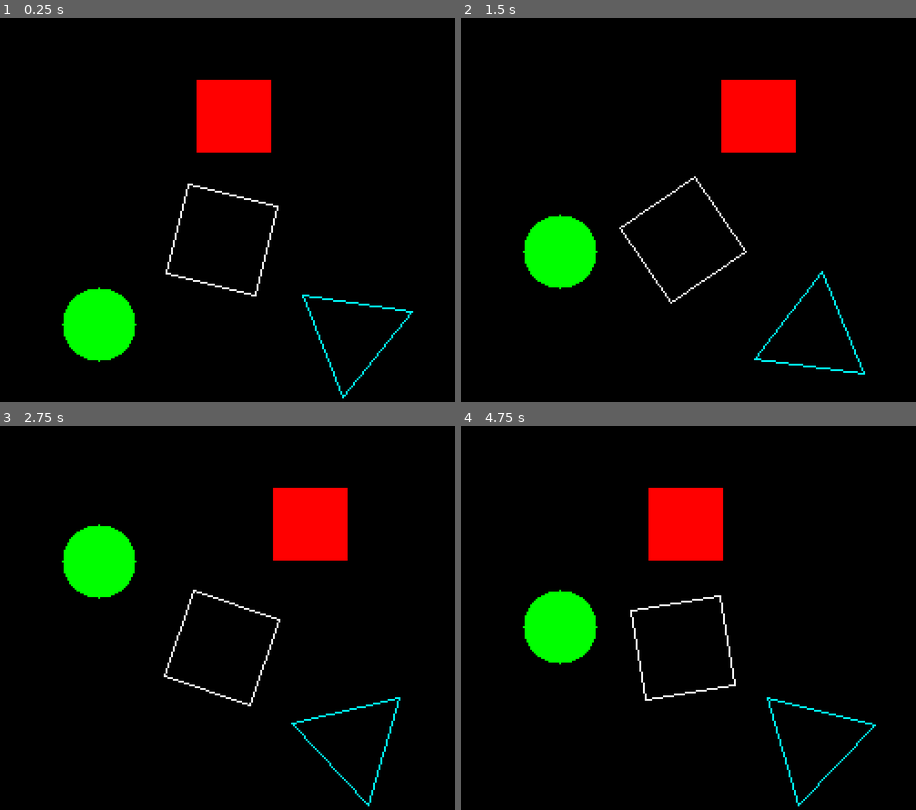
Above: before the commit, frames 1-4 (two rows, left to right).
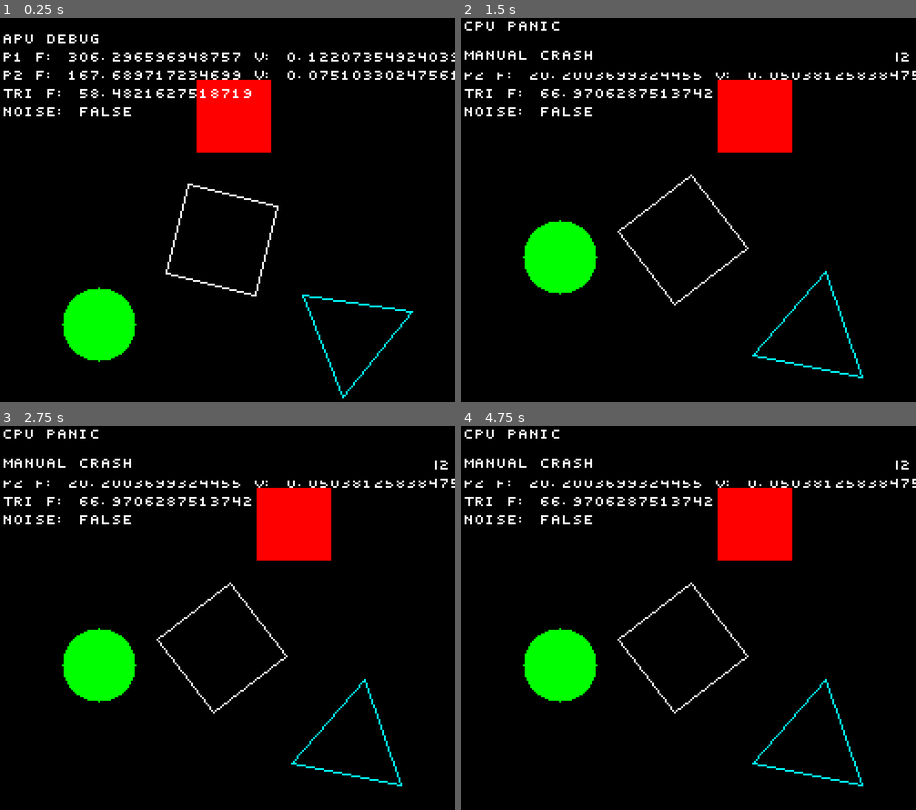
Above: after the commit, the same moments.

Repository: GattoDev-debug/HW-SW
Game: Godot game, scene res://main.tscn
Same seed, same stepped clock (60 frames per second), same inputs: the game is played once before the commit and once after it.
Inputs:
- Up to frame 1 (0.25 s): no input
- Up to frame 2 (1.5 s): tap Enter (ui_accept) at 0.5, 0.6, 0.77, 1.07, 1.35 s; hold Page Down (ui_page_down) from 1.28 s (still down)
- Up to frame 3 (2.75 s): tap Enter (ui_accept) at 1.52, 1.82, 2.1 s; release Page Down (ui_page_down) at 2.03 s
- Up to frame 4 (4.75 s): tap Enter (ui_accept) at 2.85, 3.02, 3.32, 3.6, 3.77, 4.07, 4.35, 4.52 s; hold Page Down (ui_page_down) from 3.53 s (still down)

The runs differ from the first frame. In frame 1, 2.0% of the frame differs, in the area x 0-100%, y 4-26%; in frame 2, 3.2%; in frame 3, 8.9%; in frame 4, 11%, in the area x 0-100%, y 0-100%.

Commit message:
add text drawing and crash system

Diff:
--- a/Hardware/APU.gd
+++ b/Hardware/APU.gd
@@ -24,7 +24,7 @@
 
 ## CHANNEL REGISTERS
 
-
+var cpu: CPU
 ## Pulse channel 1
 var pulse1_enabled := true
 var pulse1_freq := 440.0
--- a/Hardware/CPU.gd
+++ b/Hardware/CPU.gd
@@ -6,17 +6,20 @@
 var ppu: PPU
 var apu: APU
 var rom: ROM
+var halted := false
+signal cpu_panic(reason)
 
-var halted := false
+var crashed := false
 
 func _ready():
-
 	get_window().size = Vector2(512, 512)
 	get_window().move_to_center()
 
 	## create hardware
 	ppu = PPU.new()
 	apu = APU.new()
+	ppu.cpu = self
+	apu.cpu = self
 
 	add_child(ppu)
 	add_child(apu)
@@ -29,7 +32,7 @@
 	## connect hardware to ROM
 	rom.ppu = ppu
 	rom.apu = apu
-
+	rom.cpu = self
 	add_child(rom)
 
 
@@ -37,20 +40,59 @@
 
 func _process(delta):
 
-	# ENTER = HALT CPU
+	if crashed:
+		return
 
 	if Input.is_action_just_pressed("ui_accept"):
-
-		halted = !halted
-
 		if halted:
-			print("CPU HALTED")
+			resume()
 		else:
-			print("CPU RESUMED")
-
-	# stop execution while halted
+			halt()
 	if halted:
 		return
 
-	# execute ROM
 	rom.tick(delta)
+func halt():
+
+	halted = true
+
+	print("CPU HALTED")
+func resume():
+
+	halted = false
+
+	print("CPU RESUMED")
+## Panic! Crashes Game.
+func panic(reason: String):
+
+	crashed = true
+	halted = true
+
+	print("")
+	print("CPU PANIC")
+	print(reason)
+
+	emit_signal("cpu_panic", reason)
+
+	show_panic_screen(reason)
+func show_panic_screen(reason: String):
+
+	# background for title
+	ppu.rectfill(4, 4, 120, 16, Color.BLACK)
+
+	ppu.text(
+		8,
+		8,
+		"CPU PANIC",
+		Color.WHITE
+	)
+
+	# background for reason text
+	ppu.rectfill(4, 20, 240, 16, Color.BLACK)
+
+	ppu.text(
+		8,
+		24,
+		reason,
+		Color.WHITE
+	)
--- a/Hardware/PPU.gd
+++ b/Hardware/PPU.gd
@@ -14,10 +14,332 @@
 ## Internal render resolution
 const WIDTH := 256
 const HEIGHT := 256
-
+## FONTs
+var FONT = {
+
+	"A": [
+		"0110",
+		"1001",
+		"1111",
+		"1001",
+		"1001"
+	],
+
+	"B": [
+		"1110",
+		"1001",
+		"1110",
+		"1001",
+		"1110"
+	],
+
+	"C": [
+		"0111",
+		"1000",
+		"1000",
+		"1000",
+		"0111"
+	],
+
+	"D": [
+		"1110",
+		"1001",
+		"1001",
+		"1001",
+		"1110"
+	],
+
+	"E": [
+		"1111",
+		"1000",
+		"1110",
+		"1000",
+		"1111"
+	],
+
+	"F": [
+		"1111",
+		"1000",
+		"1110",
+		"1000",
+		"1000"
+	],
+
+	"G": [
+		"0111",
+		"1000",
+		"1011",
+		"1001",
+		"0111"
+	],
+
+	"H": [
+		"1001",
+		"1001",
+		"1111",
+		"1001",
+		"1001"
+	],
+
+	"I": [
+		"111",
+		"010",
+		"010",
+		"010",
+		"111"
+	],
+
+	"J": [
+		"0011",
+		"0001",
+		"0001",
+		"1001",
+		"0110"
+	],
+
+	"K": [
+		"1001",
+		"1010",
+		"1100",
+		"1010",
+		"1001"
+	],
+
+	"L": [
+		"1000",
+		"1000",
+		"1000",
+		"1000",
+		"1111"
+	],
+
+	"M": [
+		"10001",
+		"11011",
+		"10101",
+		"10001",
+		"10001"
+	],
+
+	"N": [
+		"1001",
+		"1101",
+		"1011",
+		"1001",
+		"1001"
+	],
+
+	"O": [
+		"0110",
+		"1001",
+		"1001",
+		"1001",
+		"0110"
+	],
+
+	"P": [
+		"1110",
+		"1001",
+		"1110",
+		"1000",
+		"1000"
+	],
+
+	"Q": [
+		"0110",
+		"1001",
+		"1001",
+		"1011",
+		"0111"
+	],
+
+	"R": [
+		"1110",
+		"1001",
+		"1110",
+		"1010",
+		"1001"
+	],
+
+	"S": [
+		"0111",
+		"1000",
+		"0110",
+		"0001",
+		"1110"
+	],
+
+	"T": [
+		"11111",
+		"00100",
+		"00100",
+		"00100",
+		"00100"
+	],
+
+	"U": [
+		"1001",
+		"1001",
+		"1001",
+		"1001",
+		"0110"
+	],
+
+	"V": [
+		"10001",
+		"10001",
+		"10001",
+		"01010",
+		"00100"
+	],
+
+	"W": [
+		"10001",
+		"10001",
+		"10101",
+		"11011",
+		"10001"
+	],
+
+	"X": [
+		"1001",
+		"1001",
+		"0110",
+		"1001",
+		"1001"
+	],
+
+	"Y": [
+		"10001",
+		"01010",
+		"00100",
+		"00100",
+		"00100"
+	],
+
+	"Z": [
+		"1111",
+		"0001",
+		"0010",
+		"0100",
+		"1111"
+	],
+
+	"0": [
+		"0110",
+		"1001",
+		"1001",
+		"1001",
+		"0110"
+	],
+
+	"1": [
+		"010",
+		"110",
+		"010",
+		"010",
+		"111"
+	],
+
+	"2": [
+		"1110",
+		"0001",
+		"0110",
+		"1000",
+		"1111"
+	],
+
+	"3": [
+		"1110",
+		"0001",
+		"0110",
+		"0001",
+		"1110"
+	],
+
+	"4": [
+		"1001",
+		"1001",
+		"1111",
+		"0001",
+		"0001"
+	],
+
+	"5": [
+		"1111",
+		"1000",
+		"1110",
+		"0001",
+		"1110"
+	],
+
+	"6": [
+		"0111",
+		"1000",
+		"1110",
+		"1001",
+		"0110"
+	],
+
+	"7": [
+		"1111",
+		"0001",
+		"0010",
+		"0100",
+		"0100"
+	],
+
+	"8": [
+		"0110",
+		"1001",
+		"0110",
+		"1001",
+		"0110"
+	],
+
+	"9": [
+		"0110",
+		"1001",
+		"0111",
+		"0001",
+		"1110"
+	],
+
+	" ": [
+		"000",
+		"000",
+		"000",
+		"000",
+		"000"
+	],
+
+	":": [
+		"0",
+		"1",
+		"0",
+		"1",
+		"0"
+	],
+
+	".": [
+		"0",
+		"0",
+		"0",
+		"1",
+		"0"
+	],
+
+	"-": [
+		"000",
+		"000",
+		"111",
+		"000",
+		"000"
+	]
+}
 ## Image buffer
 var image: Image
-
+var cpu: CPU
 ## GPU texture
 var texture: ImageTexture
 
@@ -298,8 +620,54 @@
 			if col.a > 0.0:
 				pset(x + px, y + py, col)
 
-
-
+## Draw text on screen.
+func text(
+	x: int,
+	y: int,
+	str: Variant,
+	color: Color
+) -> void:
+
+	var cursor_x = x
+	str = str(str).to_upper()
+
+	for char in str:
+		if not FONT.has(char):
+			char = "?"
+		draw_char(
+			cursor_x,
+			y,
+			char,
+			color
+		)
+
+		cursor_x += 6
+
+## Helper for text()
+func draw_char(
+	x: int,
+	y: int,
+	char: String,
+	color: Color
+) -> void:
+
+	if not FONT.has(char):
+		cpu.panic("CHAR NOT FOUND")
+		return
+	var glyph = FONT[char]
+
+	for py in range(glyph.size()):
+
+		var row = glyph[py]
+
+		for px in range(row.length()):
+
+			if row[px] == "1":
+				pset(
+					x + px,
+					y + py,
+					color
+				)
 ## Debug test pattern
 func test_pattern() -> void:
 
--- a/Hardware/ROM.gd
+++ b/Software/ROM.gd
@@ -5,7 +5,7 @@
 
 var ppu: PPU
 var apu: APU
-
+var cpu: CPU
 var t := 0.0
 
 func _enter_tree() -> void:
@@ -19,8 +19,18 @@
 
 	update_audio()
 	update_graphics()
+	update_text()
+
+	if Input.is_action_just_pressed("ui_page_down"):
+		cpu.panic("MANUAL CRASH")
+func update_text() -> void:
 
 
+	ppu.text(8, 15, "APU DEBUG", Color.WHITE)
+	ppu.text(8, 25, "P1 F: %s V: %s" % [apu.pulse1_freq, apu.pulse1_volume], Color.WHITE)
+	ppu.text(8, 35, "P2 F: %s V: %s" % [apu.pulse2_freq, apu.pulse2_volume], Color.WHITE)
+	ppu.text(8, 45, "TRI F: %s" % apu.triangle_freq, Color.WHITE)
+	ppu.text(8, 55, "NOISE: %s" % apu.noise_enabled, Color.WHITE)
 func update_audio():
 
 	apu.pulse1_freq = 220 + sin(t * 2.0) * 180
@@ -82,8 +92,7 @@
 	cy: float,
 	size: float,
 	angle: float,
-	color: Color
-):
+	color: Color):
 
 	var half = size / 2.0
 
@@ -118,8 +127,7 @@
 	cy: float,
 	size: float,
 	angle: float,
-	color: Color
-):
+	color: Color):
 
 	var points = []
 
Renamed: Hardware/ROM.gd.uid -> Software/ROM.gd.uid
Not shown, changed: .gitignore
Not shown, changed: README.md
